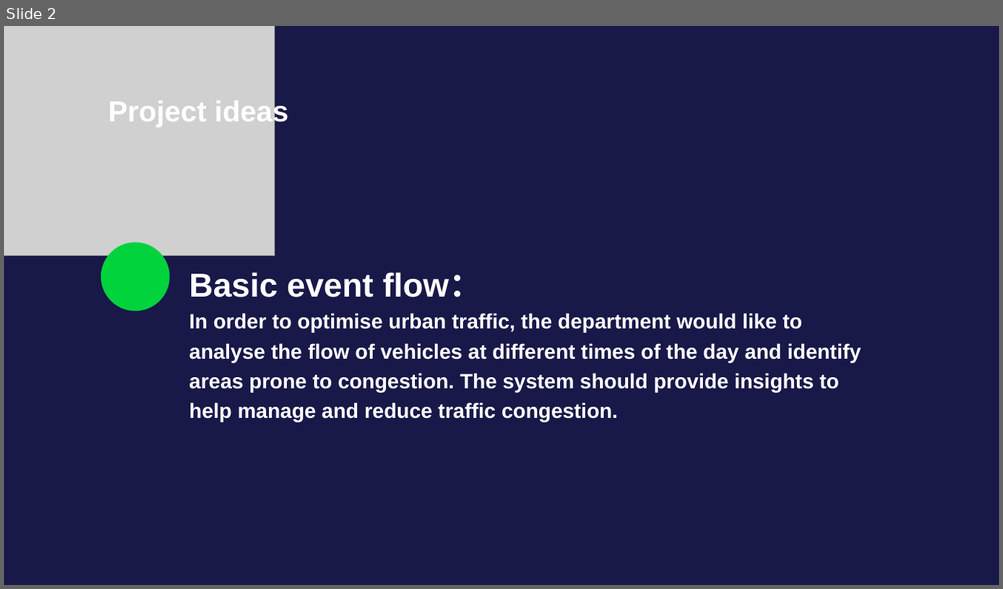
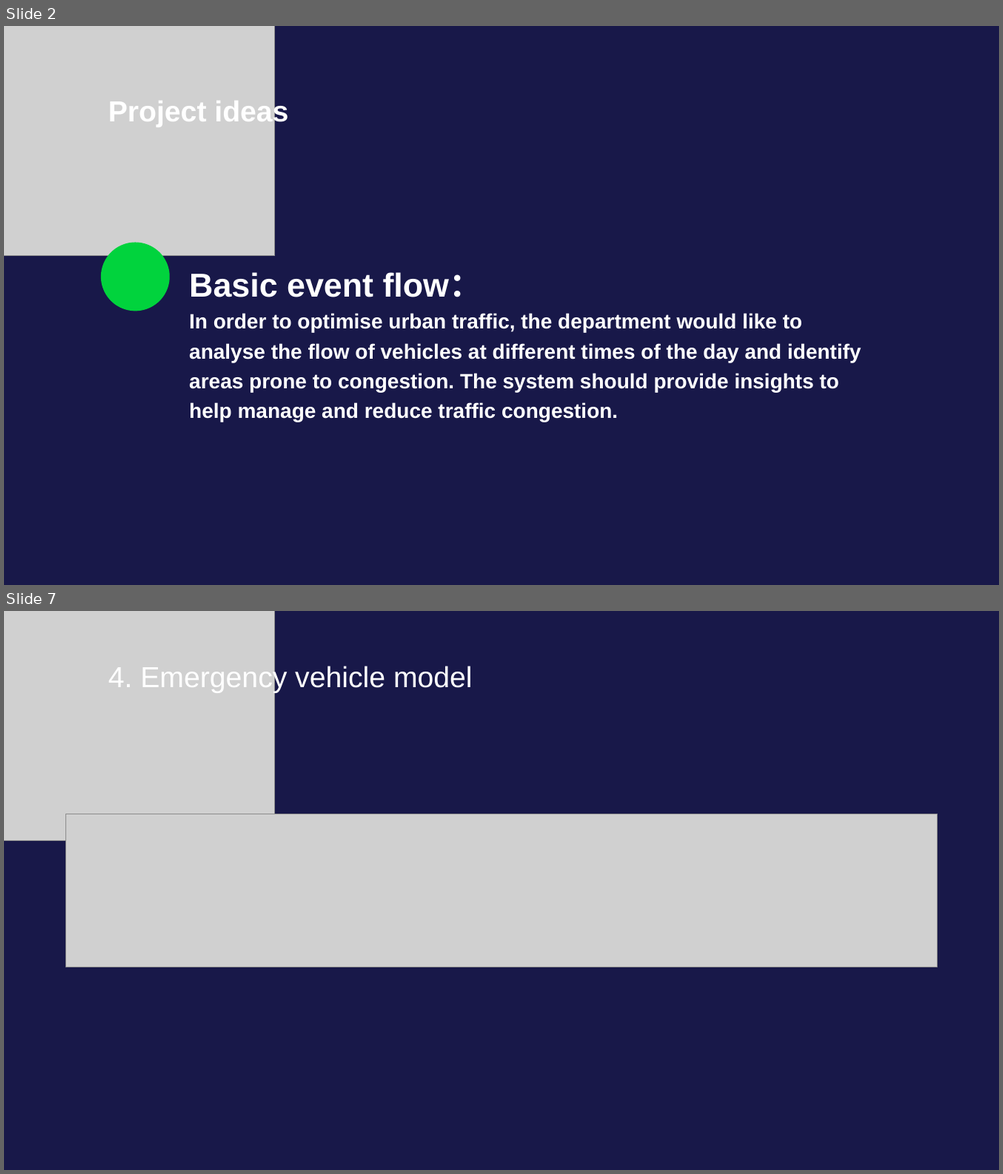
Before and after one commit to LZPMPC005L/Vehicle-management, a slide deck: Vehicle management.pptx. Shown one above the other, each under a label of ours: slide 2 before the commit, slides 2 and 7 after it; the slides between them are not shown. The pictures are 1003x589 and 1003x1174 pixels, drawn with LibreOffice and Linux fonts; fonts in the diff are those of the drawing; grey boxes stand for pictures. Boxes give left, top, right and bottom in pixels: in the first picture for what was removed or moved away, otherwise in the second. Text is boxed around its words. In the diff, an @@ line names an element or a change of style, - is before the commit and + after.

```diff
--- a/Vehicle management.pptx
+++ b/Vehicle management.pptx
@@ slide 7 added at [4, 611, 999, 1170], background #181849 @@
@@ picture added at [4, 611, 275, 841] @@
@@ text added at [108, 664, 472, 693], 28 pt, text #FFFFFF @@
+4. Emergency vehicle model
@@ picture added at [66, 814, 937, 968] @@
```
Also in this commit, not shown: 5 slides changed, 6 other slides added, 12 slides removed, 4 other files.
